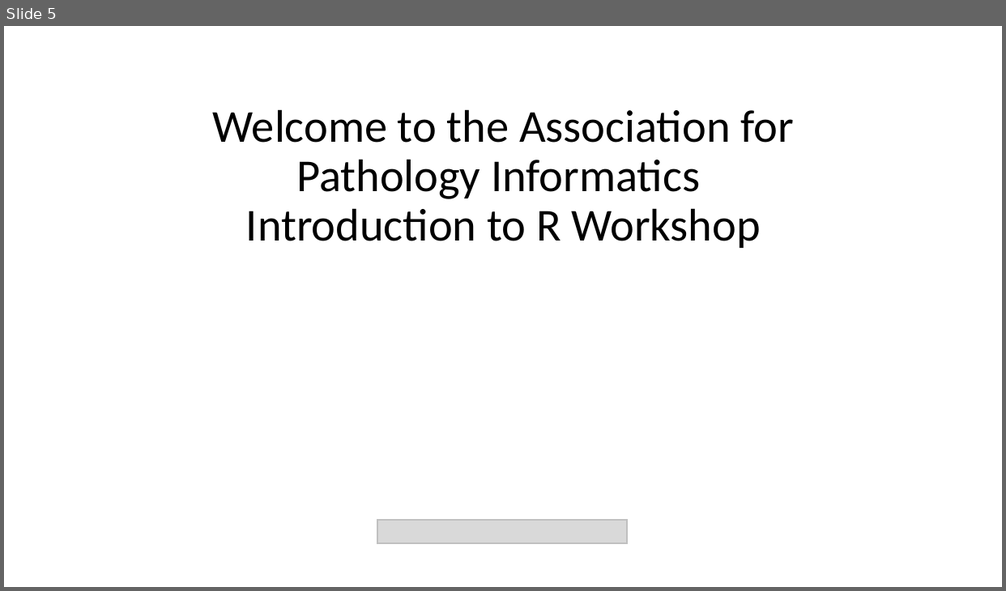
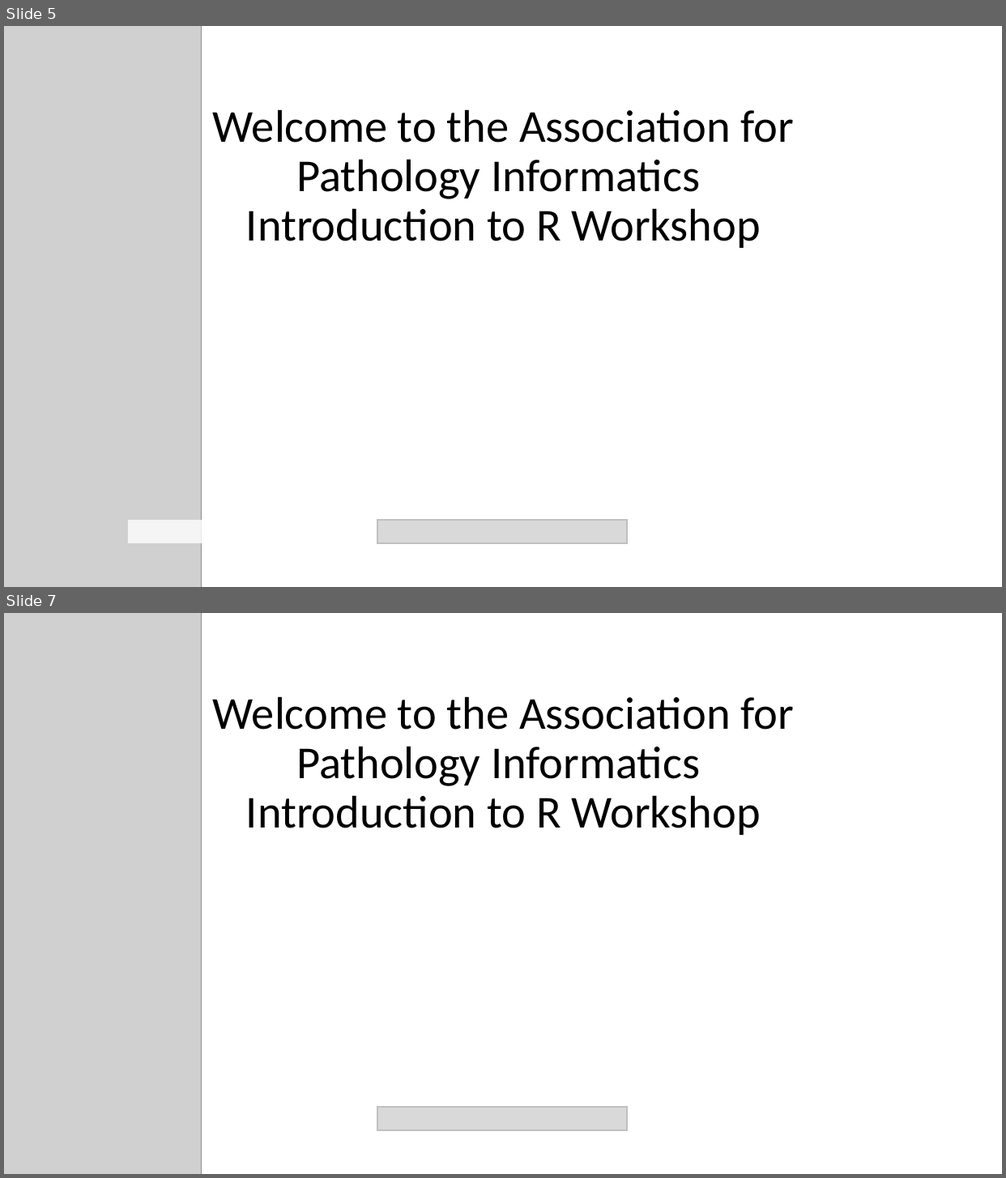
Before and after one commit to amromeo/api_r2020, a slide deck: presentations/00-Preclass-loop.pptx. Shown one above the other, each under a label of ours: slide 5 before the commit, slides 5 and 7 after it; the slides between them are not shown. The pictures are 1006x591 and 1006x1178 pixels, drawn with LibreOffice and Linux fonts; fonts in the diff are those of the drawing; grey boxes stand for pictures. Boxes give left, top, right and bottom in pixels: in the first picture for what was removed or moved away, otherwise in the second. Text is boxed around its words. In the diff, an @@ line names an element or a change of style, - is before the commit and + after.

```diff
--- a/presentations/00-Preclass-loop.pptx
+++ b/presentations/00-Preclass-loop.pptx
@@ slide 7 added at (x1=4, y1=613, x2=1002, y2=1174), background #FFFFFF @@
@@ picture added at (x1=4, y1=613, x2=201, y2=1174) @@
@@ title added at (x1=213, y1=696, x2=794, y2=835), 88 pt, text #000000 @@
+Welcome to the Association for Pathology Informatics
+Introduction to R Workshop
@@ rounded rectangle added at (x1=128, y1=1107, x2=377, y2=1131), fill #FFFFFF at 80% opacity @@
@@ rounded rectangle added at (x1=377, y1=1107, x2=627, y2=1131), fill #C0C0C0 @@
@@ rounded rectangle added at (x1=377, y1=1107, x2=627, y2=1131), fill #FFFFFF at 40% opacity @@
@@ rounded rectangle added at (x1=377, y1=1107, x2=627, y2=1131), outline #C0C0C0 4 pt @@
@@ slide 5 changed as well @@
@@ picture added at (x1=4, y1=26, x2=201, y2=587) @@
```
Also in this commit, not shown: 4 other slides changed, 1 other slide added.
